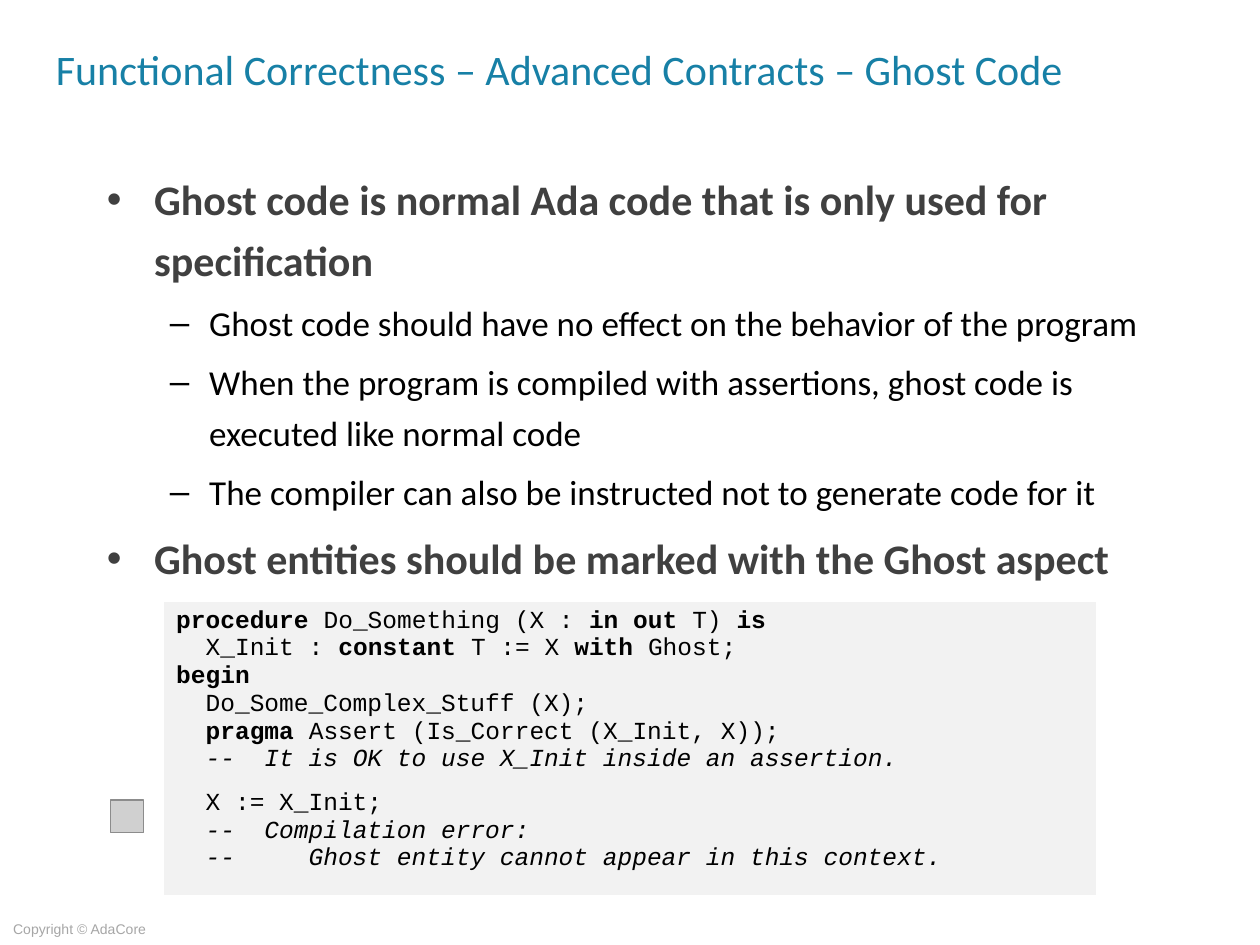
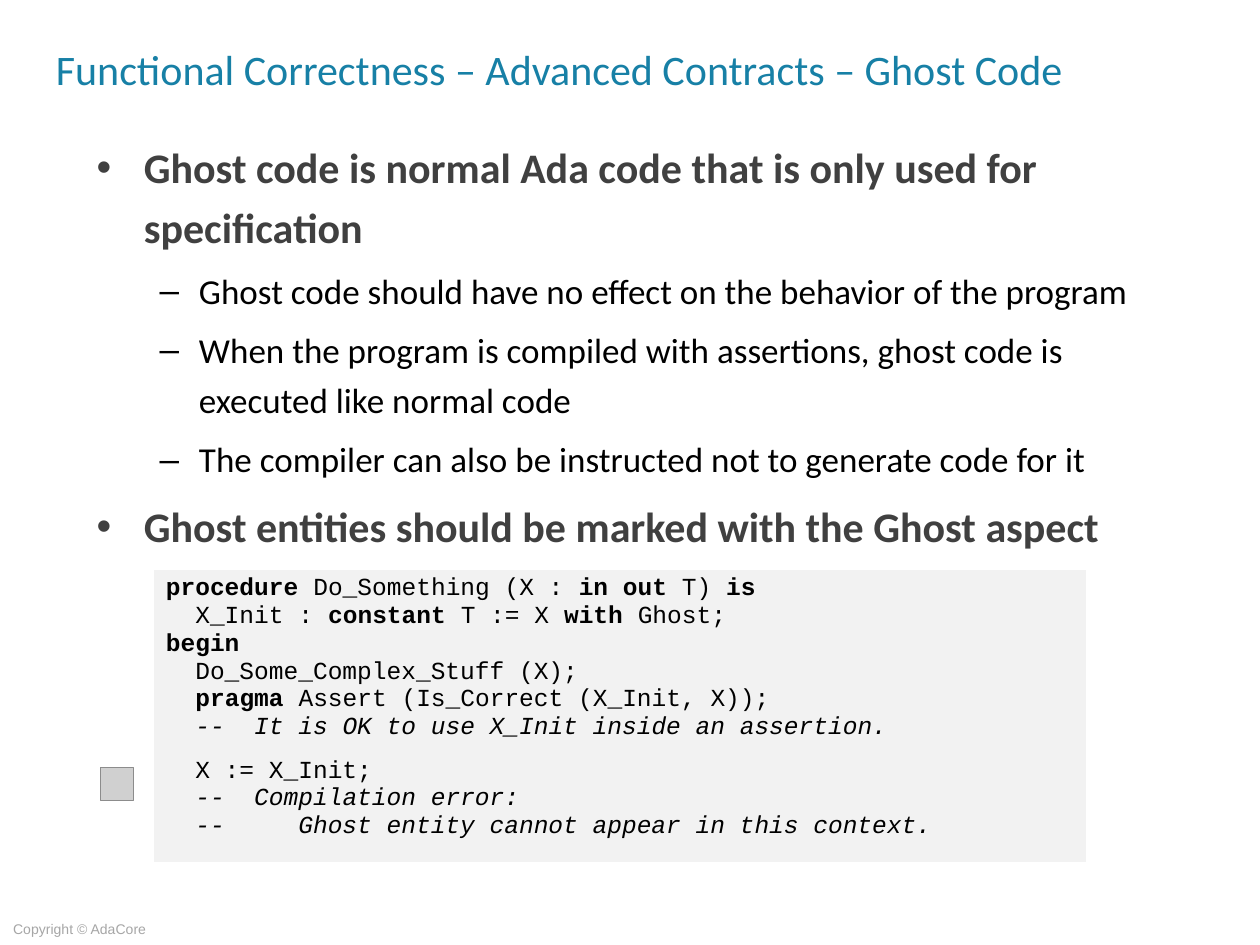
Before and after one commit to AdaCoreU/Courses, a slide deck: slide 5 of lectures/06_SPARK_2014/05_Proof_Of_Functional_Correctness/Slides/05_Proof_Of_Functional_Correctness.ppt. Drawn at 1260x945 pixels with LibreOffice and Linux fonts; fonts in the diff are those of the drawing; grey boxes stand for pictures; background and template pictures are left out. Boxes give left, top, right and bottom in pixels: in the first picture for what was removed or moved away, otherwise in the second. Text is boxed around its words. In the diff, an @@ line names an element or a change of style, - is before the commit and + after.

Commit message:
Initial run of audio for Proof of Functional Correctness
Initial run of audio for Proof of Functional Correctness

```diff
--- a/lectures/06_SPARK_2014/05_Proof_Of_Functional_Correctness/Slides/05_Proof_Of_Functional_Correctness.ppt
+++ b/lectures/06_SPARK_2014/05_Proof_Of_Functional_Correctness/Slides/05_Proof_Of_Functional_Correctness.ppt
@@ text "Ghost code is normal Ada ...": place and size @@
-text "Ghost code is normal Ada ..." at bbox=[154, 185, 1137, 581]
+text "Ghost code is normal Ada ..." at bbox=[144, 153, 1127, 549]
@@ table: place and size @@
-table at bbox=[164, 601, 1096, 895]
+table at bbox=[154, 570, 1086, 863]
@@ picture: place and size @@
-picture at bbox=[111, 800, 144, 833]
+picture at bbox=[101, 767, 134, 800]
```
Also in this commit, not shown: 24 other slides changed, 3 other files.
